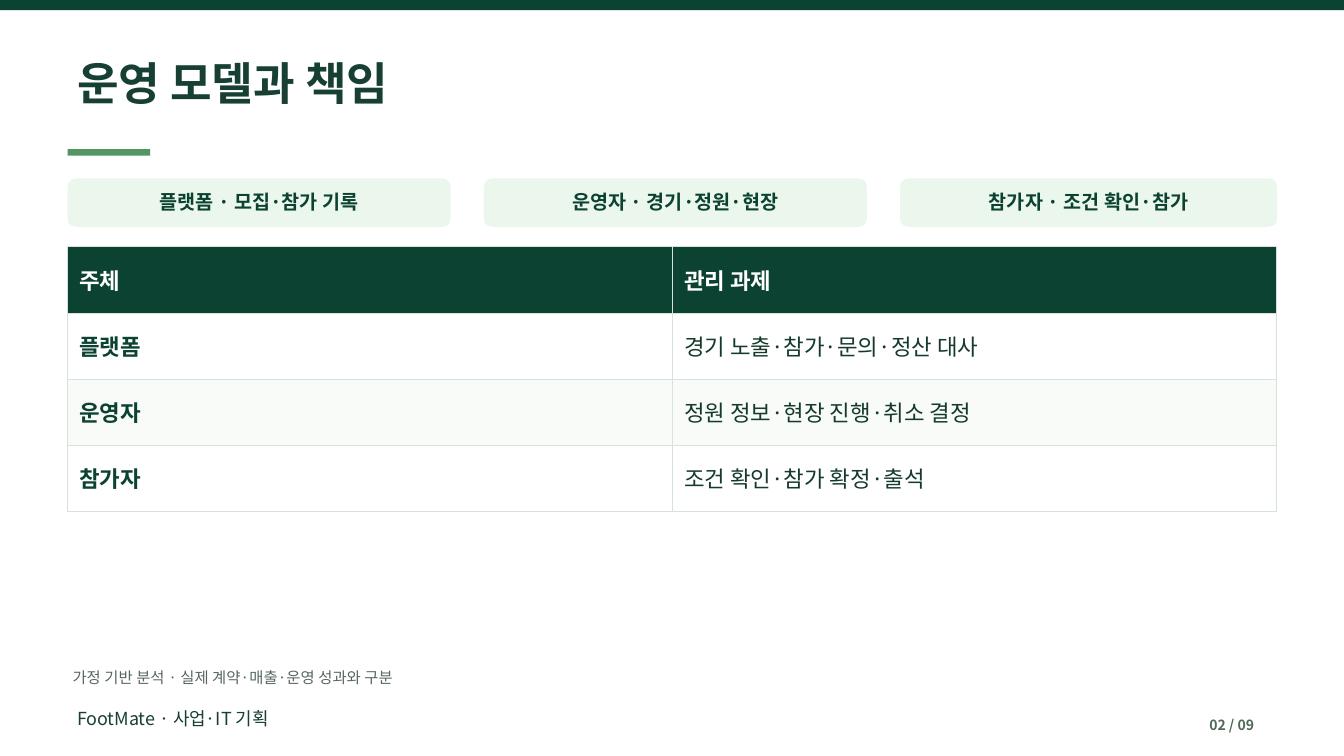
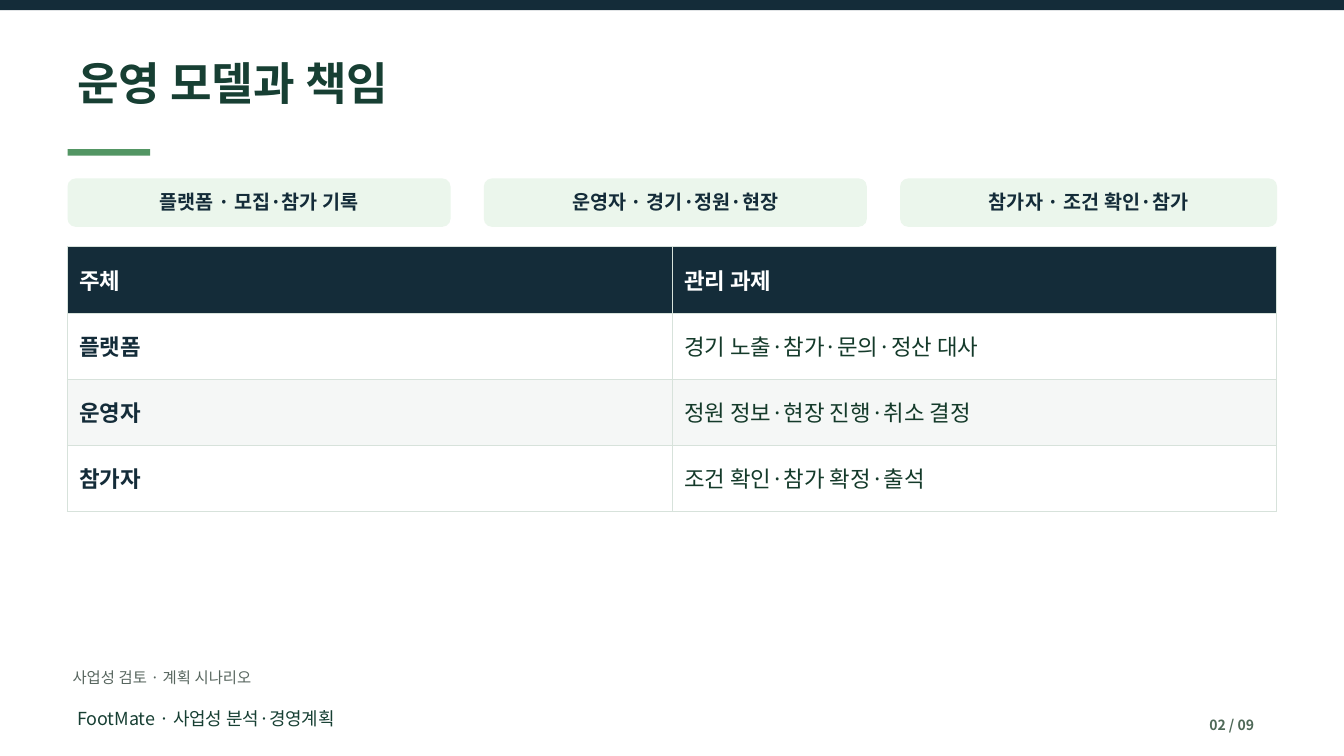
Before and after one commit to dohyunkimmm/footmate, a slide deck: slide 2 of src/case-study/downloads/footmate_report.pptx. Drawn at 1344x756 pixels with LibreOffice and Linux fonts; fonts in the diff are those of the drawing. Boxes give left, top, right and bottom in pixels: in the first picture for what was removed or moved away, otherwise in the second. Text is boxed around its words. In the diff, an @@ line names an element or a change of style, - is before the commit and + after.

```diff
--- a/src/case-study/downloads/footmate_report.pptx
+++ b/src/case-study/downloads/footmate_report.pptx
@@ rectangle at [0,0,1344,10]: fill #0B4231 to #142C39 @@
@@ text colour #0B4231 to #142C39 in 3 elements at [159,192,358,211], [572,192,779,211], [989,192,1188,211] @@
@@ table at [68,247,1277,511] @@
@@ fill #0B4231 to #142C39 in row 1 @@
@@ fill #F8FBF8 to #F5F7F6 in row 3 @@
@@ text colour #0B4231 to #142C39 in "플랫폼", "운영자", "참가자" @@
@@ text at [73,670,252,684]: text changed @@
-가정 기반 분석 · 실제 계약·매출·운영 성과와 구분
+사업성 검토 · 계획 시나리오
@@ text at [77,710,334,727]: text changed @@
-FootMate · 사업·IT 기획
+FootMate · 사업성 분석·경영계획
```
Also in this commit, not shown: 8 other slides changed, 8 other files.
